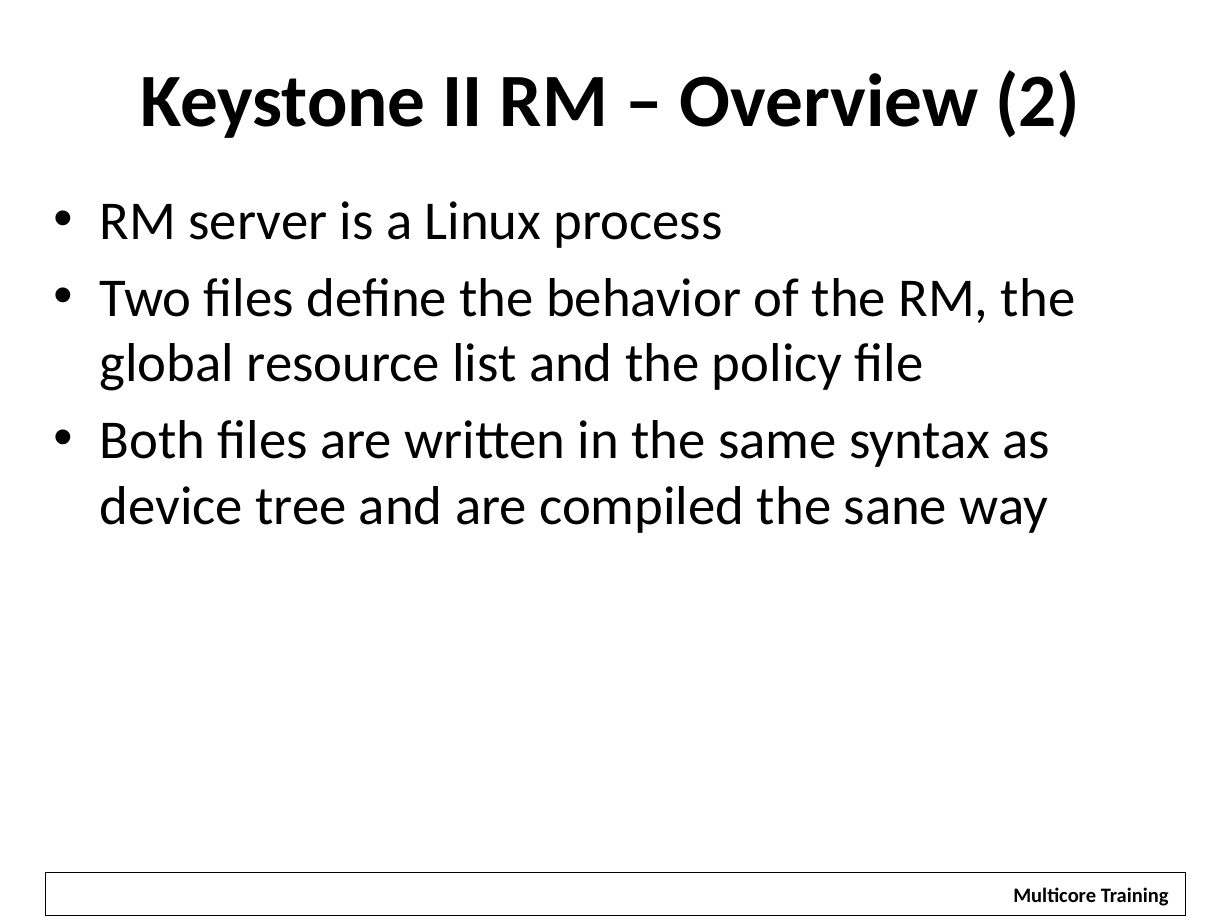
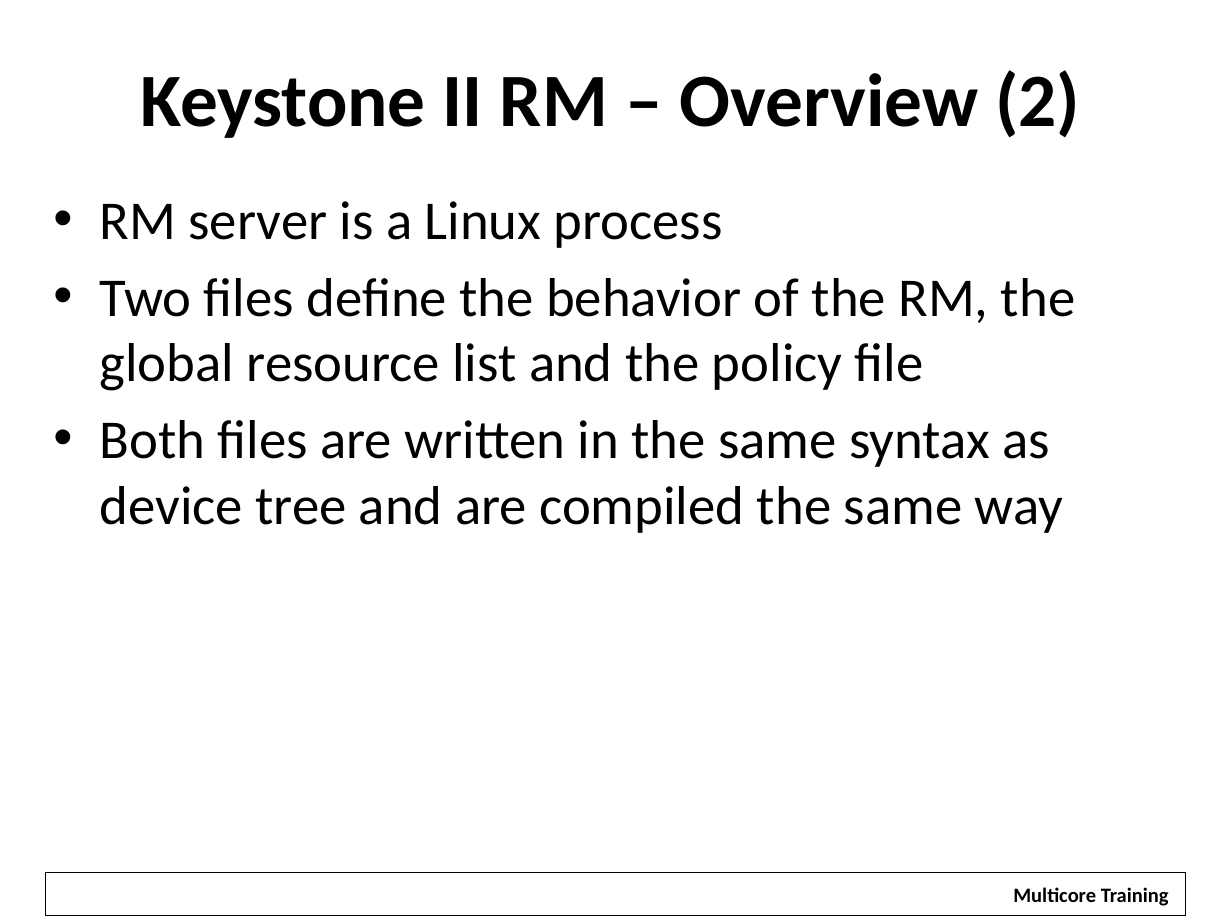
Before and after one commit to hari1989/keystone-workshop, a slide deck: slide 46 of preliminary/Working/presentations/KeyStoneArmDspWorkingTogether.pptx (slide 47 before the commit). Drawn at 1232x924 pixels with LibreOffice and Linux fonts; fonts in the diff are those of the drawing; background and template pictures are left out. Boxes give left, top, right and bottom in pixels: in the first picture for what was removed or moved away, otherwise in the second. Text is boxed around its words. In the diff, an @@ line names an element or a change of style, - is before the commit and + after.

```diff
--- a/preliminary/Working/presentations/KeyStoneArmDspWorkingTogether.pptx
+++ b/preliminary/Working/presentations/KeyStoneArmDspWorkingTogether.pptx
@@ text at (100,420,1064,533): text changed @@
-• Both files are written in the same syntax as device tree and are compiled the sane way
+• Both files are written in the same syntax as device tree and are compiled the same way
```
Also in this commit, not shown: 20 other slides changed, 8 slides added, 2 slides removed.
